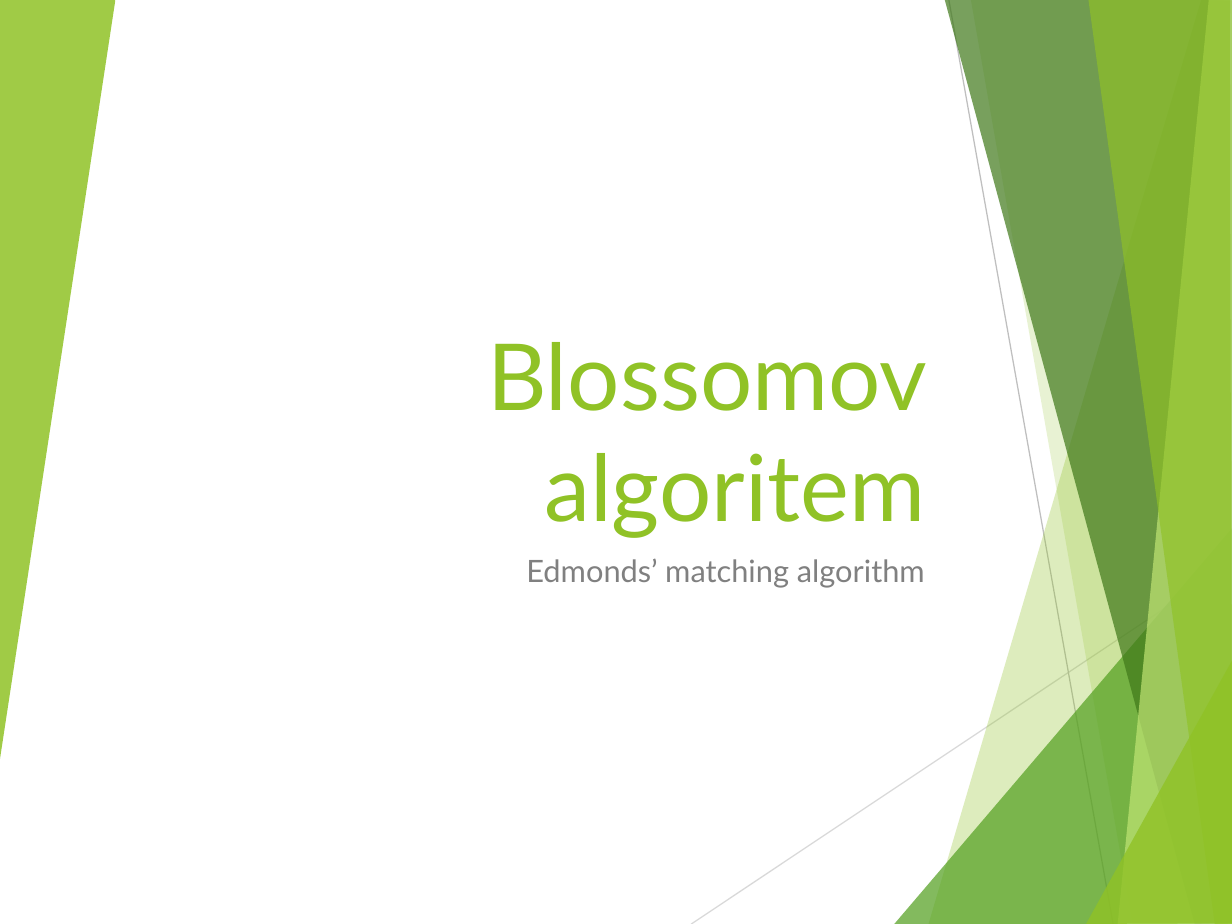
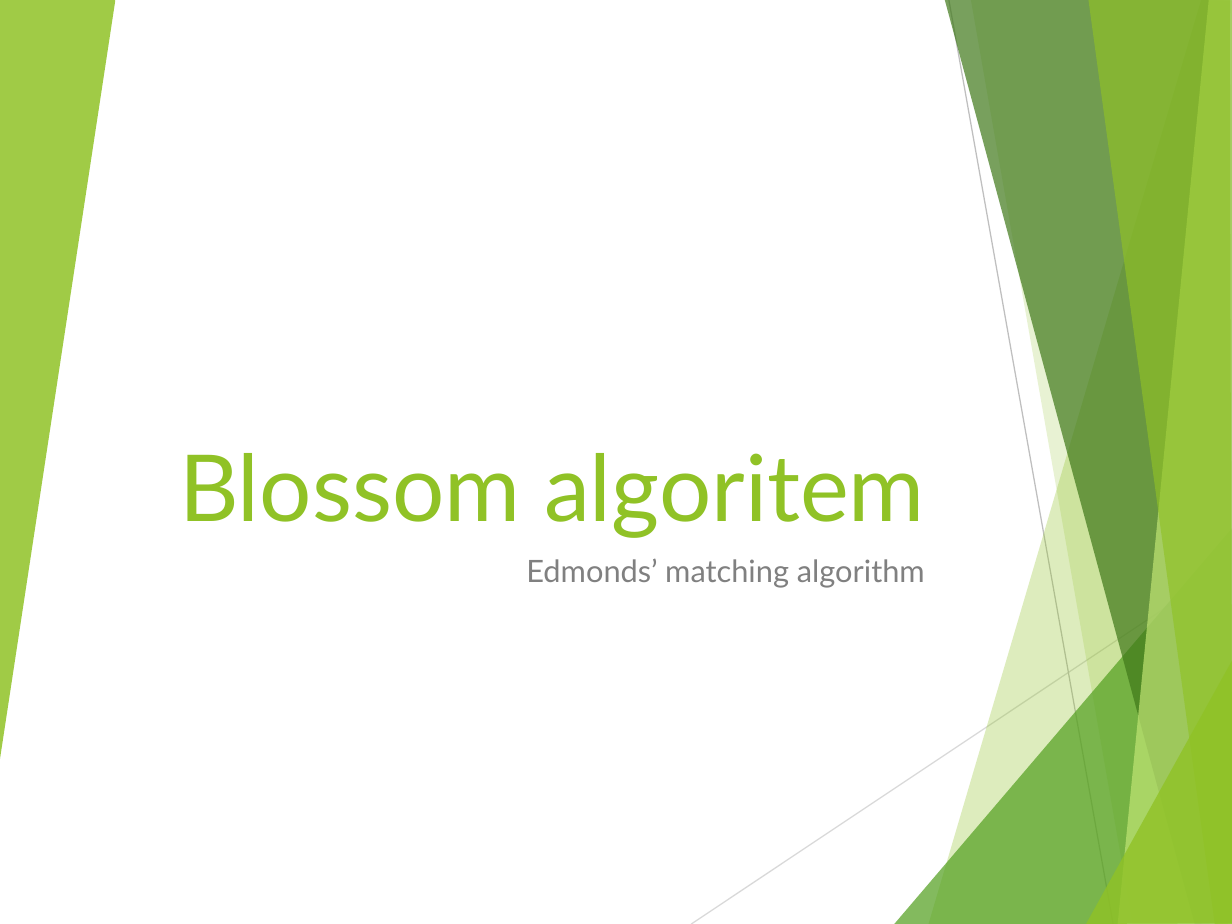
Before and after one commit to ZigaMr/BlossomAlgoritem, a slide deck: slide 1 of Blossomov algoritem.pptx. Drawn at 1232x924 pixels with LibreOffice and Linux fonts; fonts in the diff are those of the drawing. Boxes give left, top, right and bottom in pixels: in the first picture for what was removed or moved away, otherwise in the second. Text is boxed around its words. In the diff, an @@ line names an element or a change of style, - is before the commit and + after.

Commit message:
popravek blossom

```diff
--- a/Blossomov algoritem.pptx
+++ b/Blossomov algoritem.pptx
@@ title at <box>179,453,925,538</box>: text changed @@
-Blossomov algoritem
+Blossom algoritem
```
